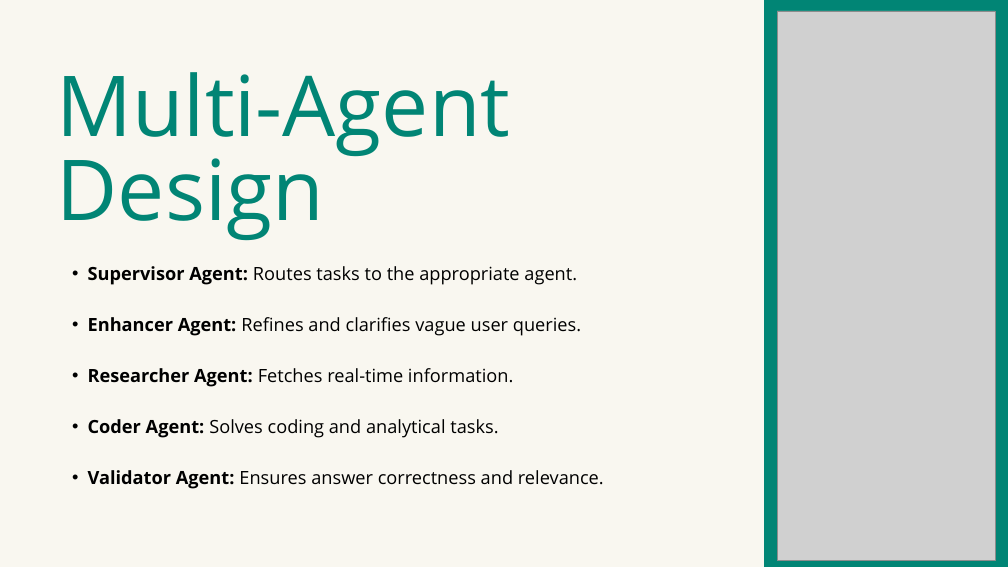
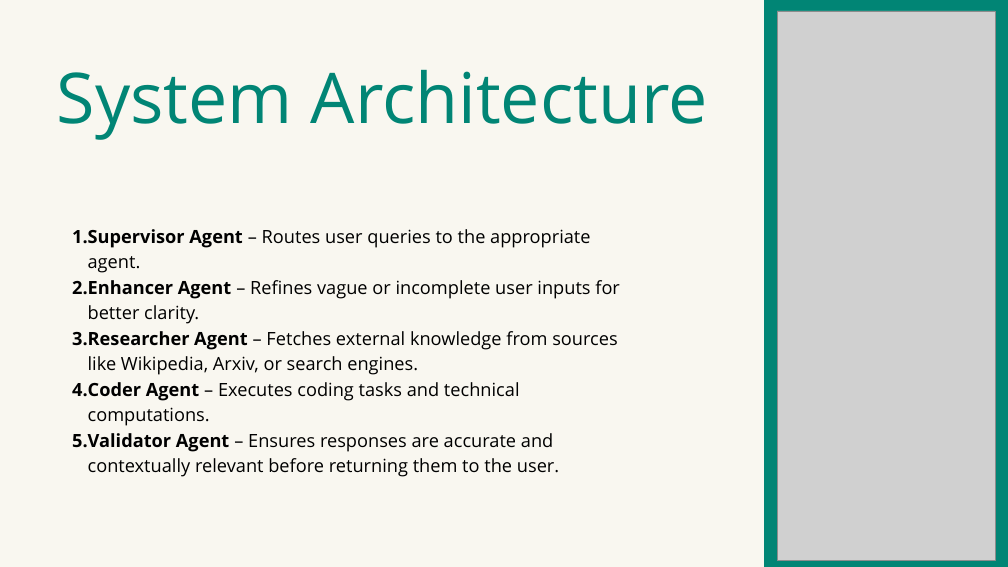
Before and after one commit to YASHBRO/GenAi-Final-Project, a slide deck: slide 4 of Multi-Agent Chatbot.pptx. Drawn at 1008x567 pixels with LibreOffice and Linux fonts; fonts in the diff are those of the drawing; grey boxes stand for pictures. Boxes give left, top, right and bottom in pixels: in the first picture for what was removed or moved away, otherwise in the second. Text is boxed around its words. In the diff, an @@ line names an element or a change of style, - is before the commit and + after.

```diff
--- a/Multi-Agent Chatbot.pptx
+++ b/Multi-Agent Chatbot.pptx
@@ text at (57,69,708,140): text changed; size 120 to 100 pt @@
-Multi-Agent Design
+System Architecture
@@ text at (72,229,620,477): text changed @@
-  • Supervisor Agent: Routes tasks to the appropriate agent.
-  • Enhancer Agent: Refines and clarifies vague user queries.
-  • Researcher Agent: Fetches real-time information.
-  • Coder Agent: Solves coding and analytical tasks.
-  • Validator Agent: Ensures answer correctness and relevance.
+  1. Supervisor Agent – Routes user queries to the appropriate agent.
+  2. Enhancer Agent – Refines vague or incomplete user inputs for better clarity.
+  3. Researcher Agent – Fetches external knowledge from sources like Wikipedia, Arxiv, or search engines.
+  4. Coder Agent – Executes coding tasks and technical computations.
+  5. Validator Agent – Ensures responses are accurate and contextually relevant before returning them to the user.
```
Also in this commit, not shown: 1 other slide changed, 7 slides added, 4 slides removed.
